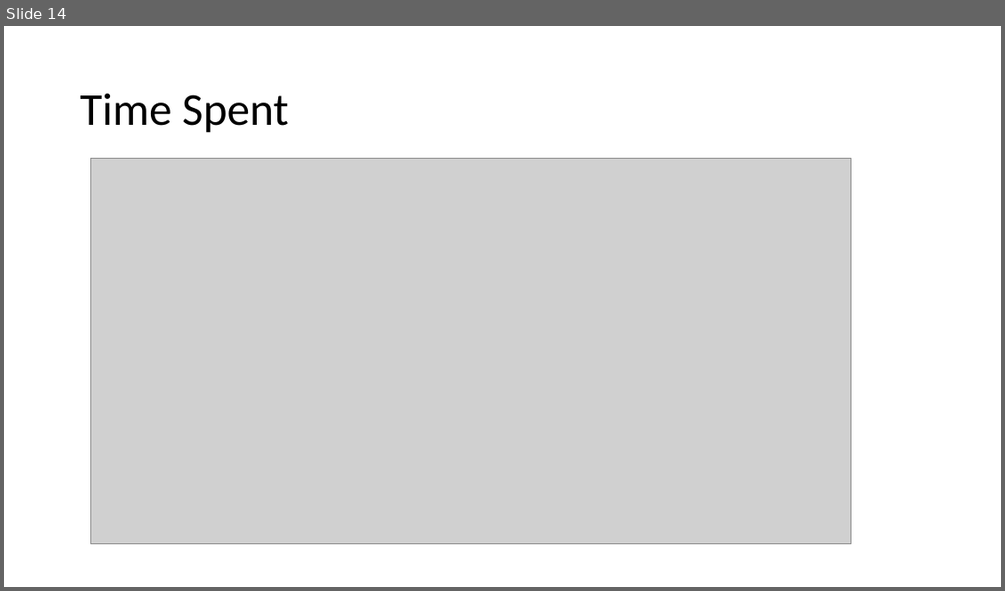
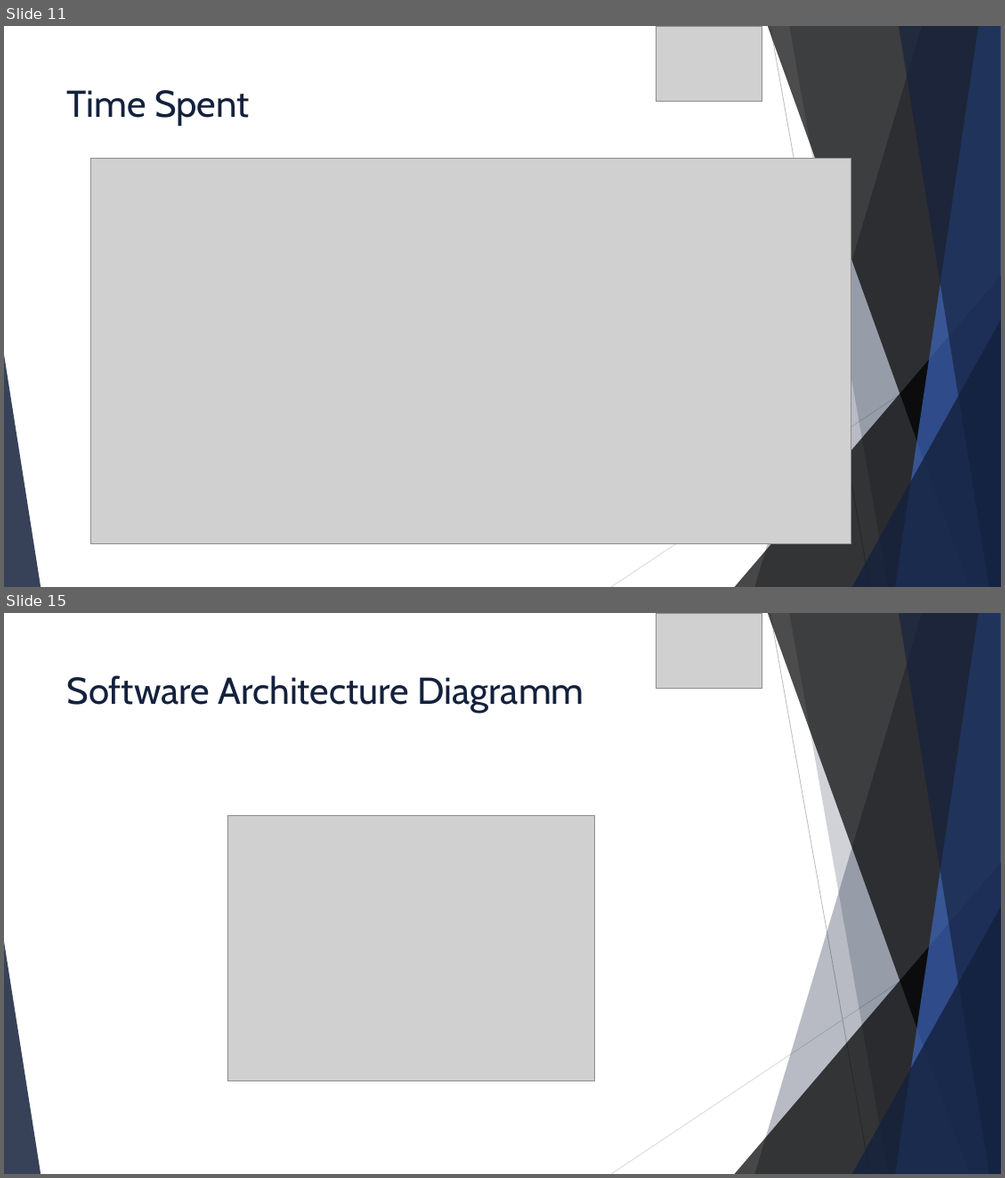
Before and after one commit to david2628/Work2Play, a slide deck: Final/W2P_final.pptx. Shown one above the other, each under a label of ours: slide 14 before the commit, slides 11 and 15 after it; the slides between them are not shown. The pictures are 1005x591 and 1005x1178 pixels, drawn with LibreOffice and Linux fonts; fonts in the diff are those of the drawing; grey boxes stand for pictures. Boxes give left, top, right and bottom in pixels: in the first picture for what was removed or moved away, otherwise in the second. Text is boxed around its words. In the diff, an @@ line names an element or a change of style, - is before the commit and + after.

```diff
--- a/Final/W2P_final.pptx
+++ b/Final/W2P_final.pptx
@@ slide 15 added at box(4, 613, 1001, 1174), background #FFFFFF; not listed: 10 template elements that a slide beside it also shows @@
@@ picture added at box(656, 613, 763, 688) @@
@@ title added at box(67, 675, 584, 713), 36 pt, text #14213D @@
+Software Architecture Diagramm
@@ picture added at box(227, 816, 595, 1081) @@
@@ what was slide 14 is now slide 11 @@
@@ slide 11 changed as well @@
@@ picture added at box(656, 26, 763, 101) @@
@@ title "Time Spent": place and size @@
-title "Time Spent" at box(80, 93, 289, 133)
+title "Time Spent" at box(67, 90, 249, 126)
@@ title "Time Spent" at box(67, 90, 249, 126): size 44 to 36 pt, font Calibri to Cabin, text colour #000000 to #14213D; line spacing 0.9 to 1; vertical alignment middle to top @@
@@ group added at box(4, 26, 1001, 587): 5 freeform shapes, 3 triangles, 2 lines @@
```
Also in this commit, not shown: 12 other slides changed, 11 other slides added, 10 slides removed.
